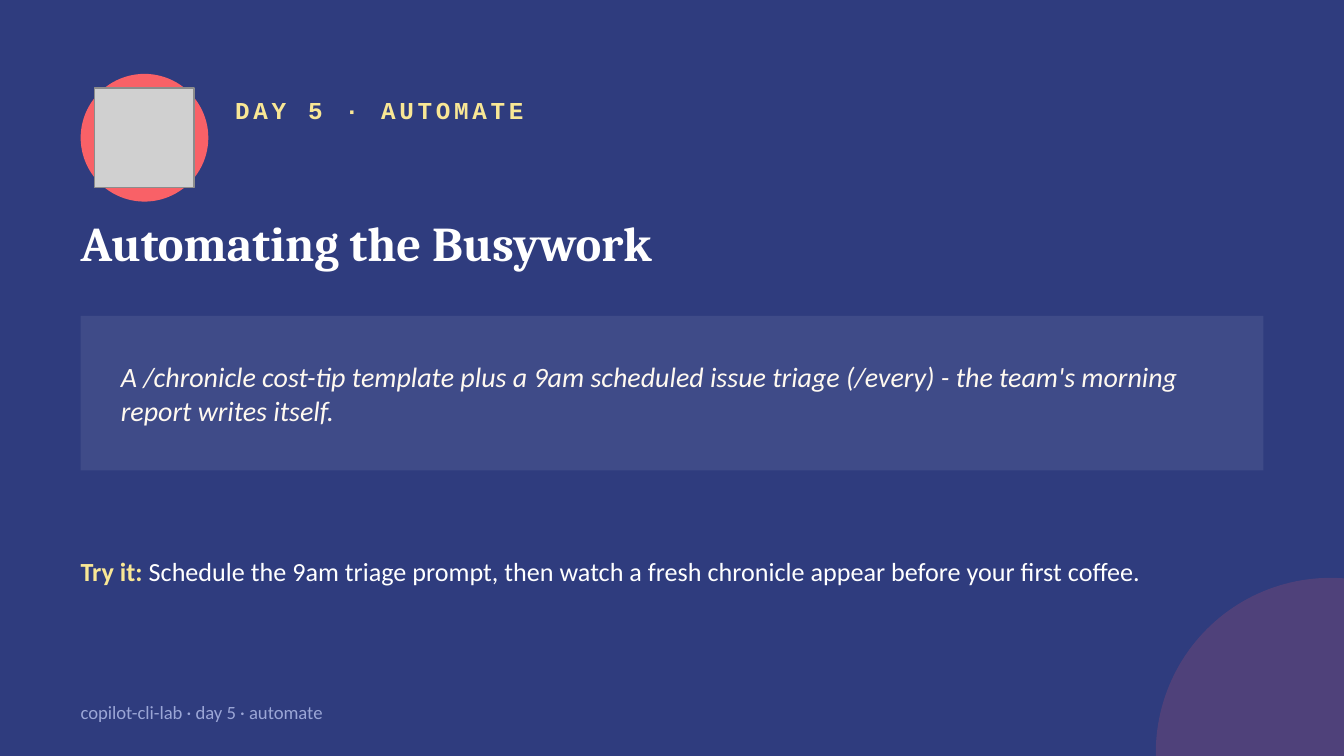
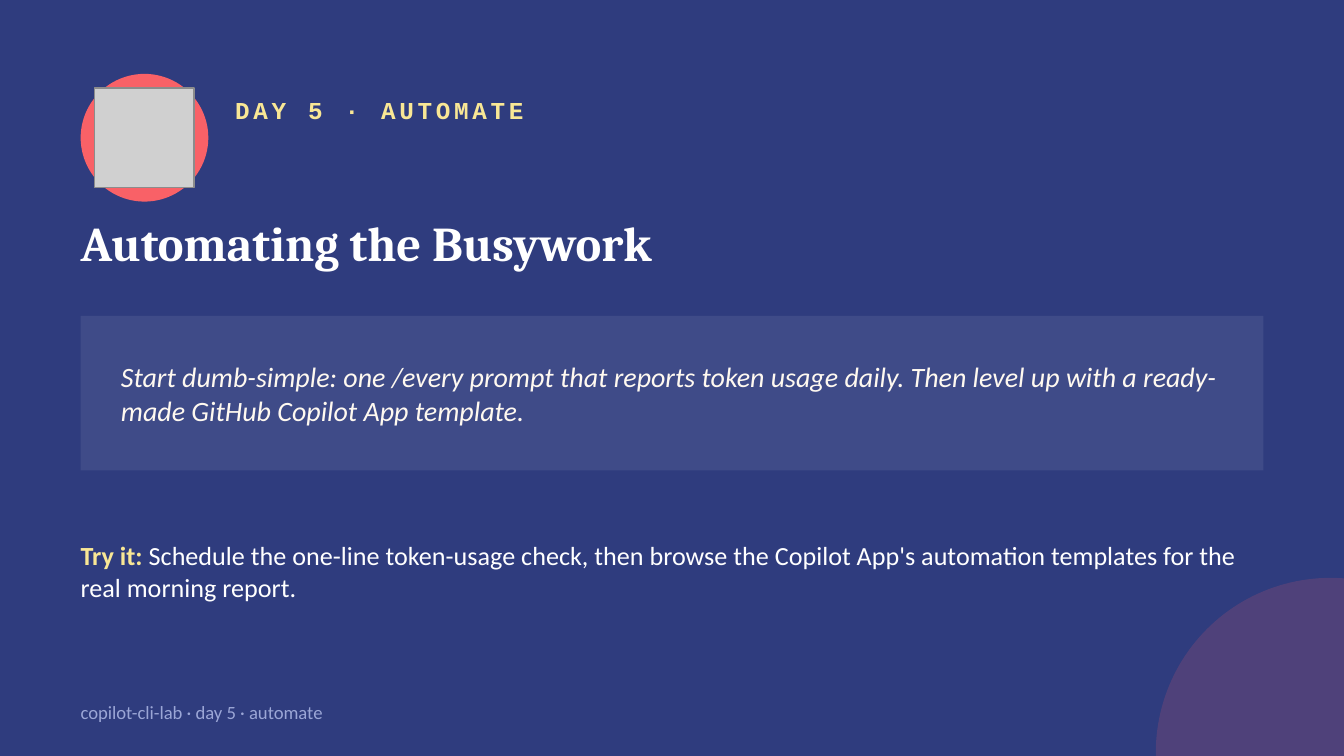
Before and after one commit to kandanai-leenutaphong-backup/copilot-cli-lab, a slide deck: slide 8 of slides/copilot-cli-lab.pptx. Drawn at 1344x756 pixels with LibreOffice and Linux fonts; fonts in the diff are those of the drawing; grey boxes stand for pictures. Boxes give left, top, right and bottom in pixels: in the first picture for what was removed or moved away, otherwise in the second. Text is boxed around its words. In the diff, an @@ line names an element or a change of style, - is before the commit and + after.

```diff
--- a/slides/copilot-cli-lab.pptx
+++ b/slides/copilot-cli-lab.pptx
@@ text at bbox=[121, 367, 1216, 426]: text changed @@
-A /chronicle cost-tip template plus a 9am scheduled issue triage (/every) - the team's morning report writes itself.
+Start dumb-simple: one /every prompt that reports token usage daily. Then level up with a ready-made GitHub Copilot App template.
@@ text at bbox=[81, 546, 1234, 602]: text changed @@
-Try it: Schedule the 9am triage prompt, then watch a fresh chronicle appear before your first coffee.
+Try it: Schedule the one-line token-usage check, then browse the Copilot App's automation templates for the real morning report.
```
Also in this commit, not shown: 2 other slides changed, 10 other files.
